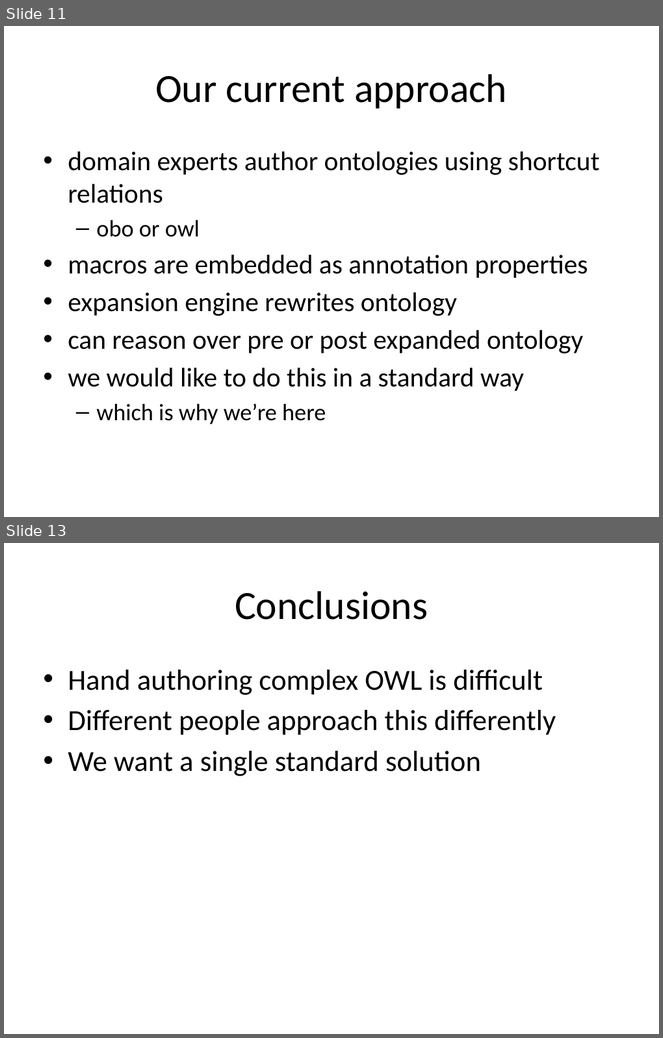
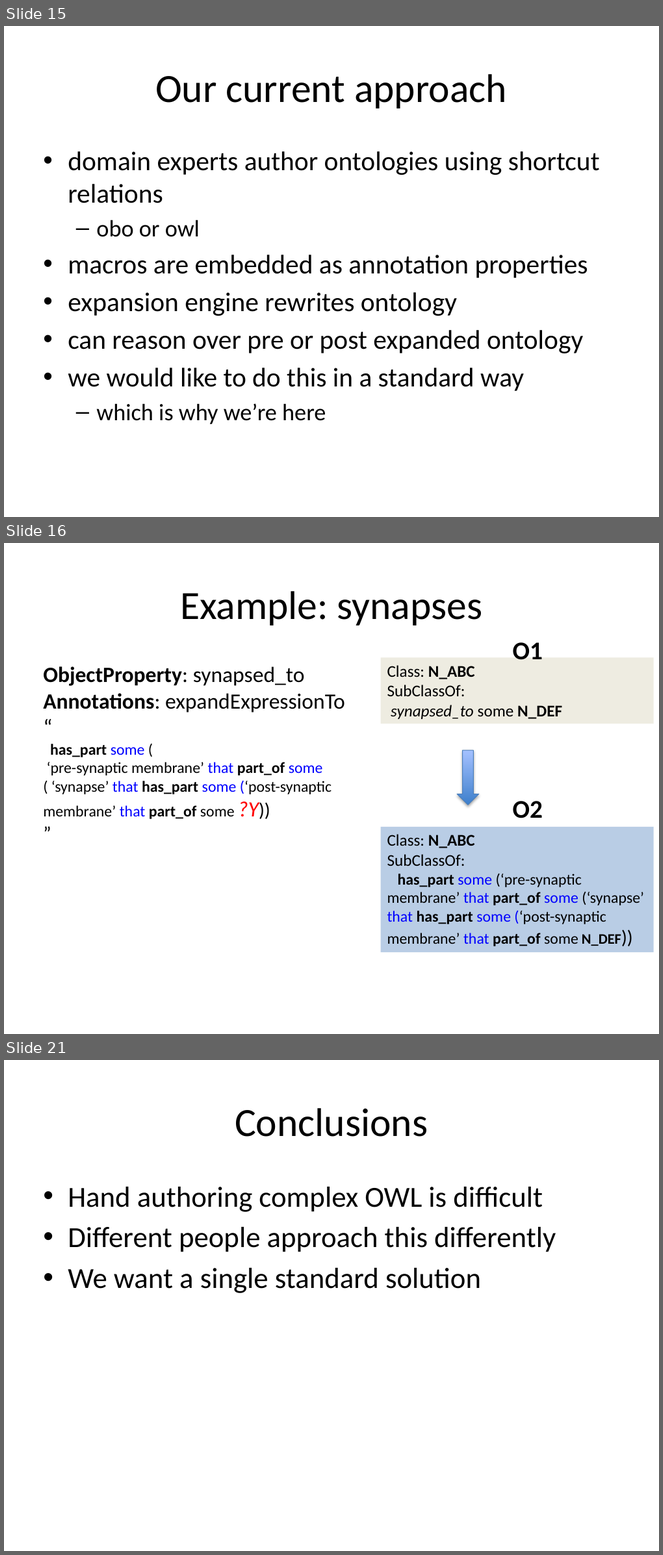
Before and after one commit to cmungall/obo2owl, a slide deck: papers/owled-macros-panel.pptx. Shown one above the other, each under a label of ours: slides 11 and 13 before the commit, slides 15, 16 and 21 after it; the slides between them are not shown. The pictures are 663x1038 and 663x1555 pixels, drawn with LibreOffice and Linux fonts; fonts in the diff are those of the drawing. Boxes give left, top, right and bottom in pixels: in the first picture for what was removed or moved away, otherwise in the second. Text is boxed around its words. In the diff, an @@ line names an element or a change of style, - is before the commit and + after.

```diff
--- a/papers/owled-macros-panel.pptx
+++ b/papers/owled-macros-panel.pptx
@@ slide 16 added at (4, 543, 659, 1034), background #FFFFFF @@
@@ title added at (180, 591, 483, 626), 44 pt, text #000000 @@
+Example: synapses
@@ rectangle added at (381, 657, 654, 724), fill #EEECE1, 18 pt, text #000000 @@
+Class: N_ABC
+SubClassOf:
+synapsed_to some N_DEF
@@ text added at (513, 642, 543, 660), 28 pt, text #000000, bold @@
+O1
@@ text added at (43, 667, 345, 819), 17 pt, text #000000 @@
+ObjectProperty: synapsed_to
+Annotations: expandExpressionTo “
+has_part some (
+‘pre-synaptic membrane’ that part_of some ( ‘synapse’ that has_part some (‘post-synaptic membrane’ that part_of some ?Y))
+”
@@ down arrow added at (458, 751, 479, 805), fill gradient #3F80CE to #A4C4FF, outline #4B7EBC 0.75 pt @@
@@ text added at (513, 801, 543, 819), 28 pt, text #000000, bold @@
+O2
@@ rectangle added at (381, 826, 654, 953), fill #B9CDE5, 17 pt, text #000000 @@
+Class: N_ABC
+SubClassOf:
+has_part some (‘pre-synaptic membrane’ that part_of some (‘synapse’ that has_part some (‘post-synaptic membrane’ that part_of some N_DEF))
@@ what was slide 11 is now slide 15 @@
@@ what was slide 13 is now slide 21 @@
```
Also in this commit, not shown: 10 slides changed, 7 other slides added.
